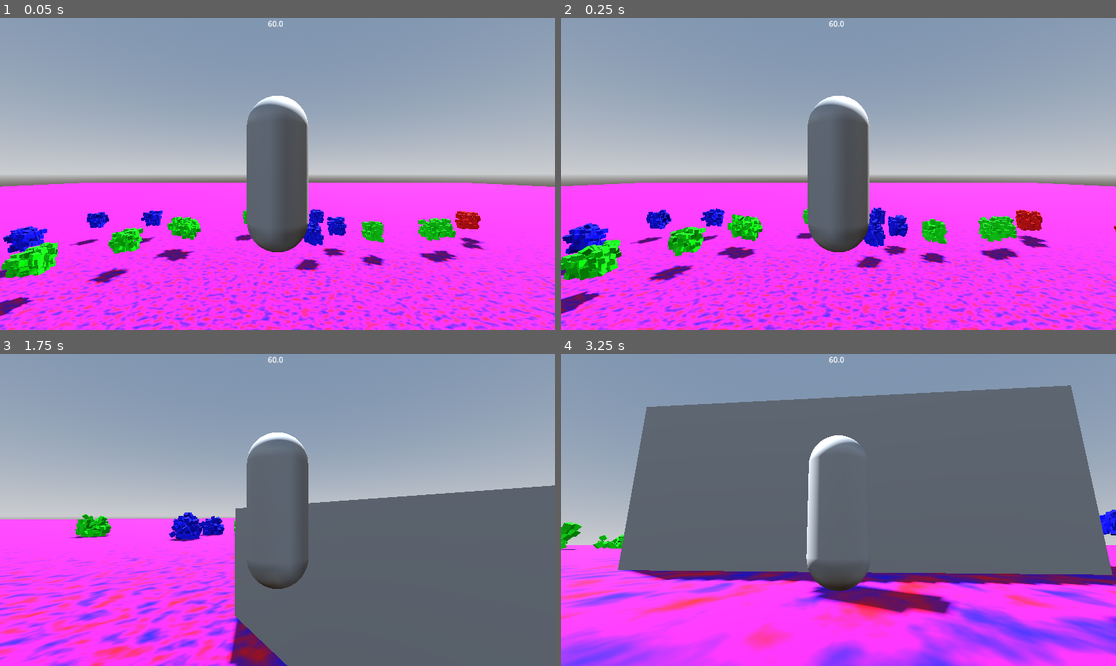
Above: before the commit, frames 1-4 (two rows, left to right).
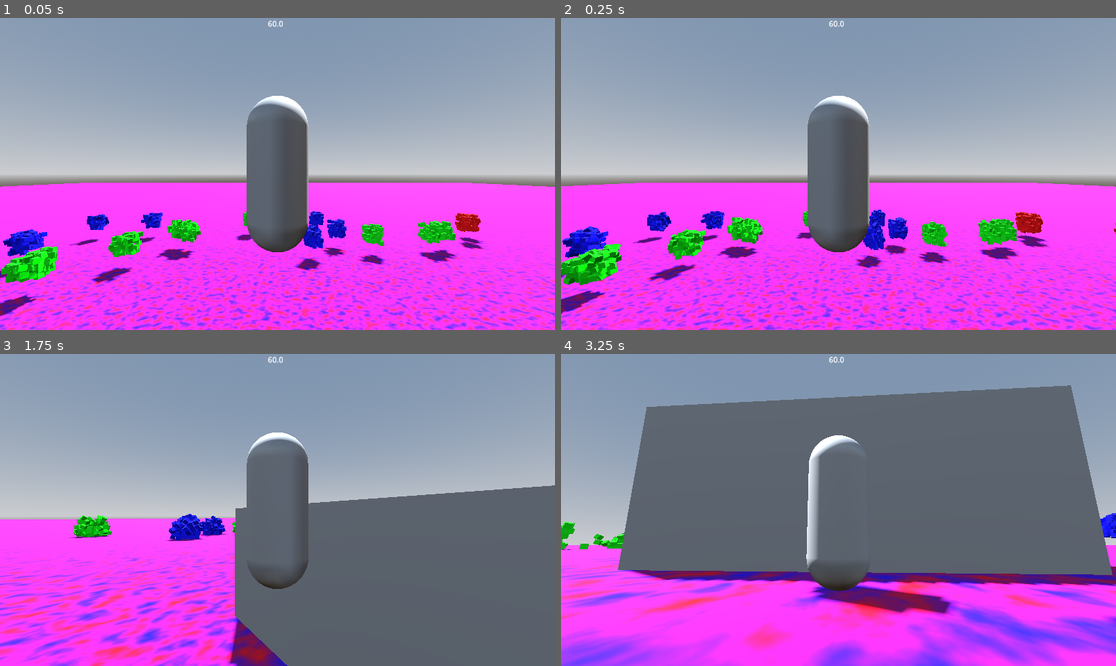
Above: after the commit, the same moments.

Repository: Jagdoggo/Trash-Mtash
Game: Godot game, scene res://world.tscn
The game is run twice, just before and just after one commit, with the same random seed, the same clock (stepped at 60 frames per second) and the same inputs.
Inputs (mouse positions are in pixels of both pictures, inside the frame that each line leads up to):
- Up to frame 1 (0.05 s): no input
- Up to frame 2 (0.25 s): no input
- Up to frame 3 (1.75 s): move the mouse to (305, 510) at 0.52 s; hold G (change active group left) from 0.53 s (still down); tap B (build) at 0.6, 1.55 s; tap Space (jump) at 0.77, 1.52 s; tap R (toggle magnet) at 0.8, 1.35 s; tap Enter at 1.25 s; move the mouse to (249, 510) at 1.27 s
- Up to frame 4 (3.25 s): keep holding G (change active group left); move the mouse to (849, 503) at 2.02 s; tap B (build) at 2.1, 3.05 s; tap R (toggle magnet) at 2.3 s; tap N (reset parent) at 2.75 s; move the mouse to (832, 516) at 2.77 s; tap F (build part) at 2.85 s; tap Space (jump) at 3.02 s

The runs differ from the first frame. In frame 1, 3.1% of the frame differs, in the area x 0-88%, y 61-95%; in frame 2, 3.6%, in the area x 0-100%, y 60-95%; in frame 3, 0.5%; in frame 4, 0.4%.

Commit message:
Add recycling system and magnet/vehicle fixes
Introduce a recycling system: add TrashRecycle resource, recycle_option UI scene, and recycling_centre.gd which presents part options and reclaims parts when trash is recycled. Update Trash to reference recycle_info and embed recycle_info sub-resources in frame/mechanical/wheel trash scenes. Improve magnet behavior by extracting detatch(), toggling freeze and collision layers/masks when picking up or detaching, and set Pickup Area to use a dedicated collision layer. Fix vehicle spawning in mtash_man.gd by duplicating parented/reparented parts to avoid shared references and detach any Magnet nodes on duplicated vehicles. Tweak world logic: add assertion for trash scene/mesh counts, adjust spawn height, re-enable physics/collision for despawned trash, and add Recycling Centre node/Area and UI container to world.tscn. Remove obsolete storage.tscn.

Diff:
--- a/frame_trash.tscn
+++ b/frame_trash.tscn
@@ -1,6 +1,12 @@
 [gd_scene format=3 uid="uid://bg0x6m674qnxw"]
 
 [ext_resource type="Script" uid="uid://bir5gp237tf4i" path="res://trash.gd" id="1_l5j2p"]
+[ext_resource type="Script" uid="uid://eive7uqh72d5" path="res://trash_recycle.gd" id="2_5k538"]
+
+[sub_resource type="Resource" id="Resource_4b83a"]
+script = ExtResource("2_5k538")
+block_ids = Array[int]([0, 5, 6])
+metadata/_custom_type_script = "uid://eive7uqh72d5"
 
 [sub_resource type="BoxShape3D" id="BoxShape3D_a0tk4"]
 size = Vector3(0.5, 0.5, 0.5)
@@ -9,7 +15,7 @@
 contact_monitor = true
 max_contacts_reported = 1
 script = ExtResource("1_l5j2p")
-trash_type_id = "frame"
+recycle_info = SubResource("Resource_4b83a")
 
 [node name="CollisionShape3D" type="CollisionShape3D" parent="." unique_id=478887948]
 shape = SubResource("BoxShape3D_a0tk4")
--- a/magnet.gd
+++ b/magnet.gd
@@ -9,11 +9,7 @@
 		return
 	if Input.is_action_just_pressed("toggle magnet"):
 		if active:
-			active = false
-			is_picking_up = false
-			for body in $Pickup.get_overlapping_bodies():
-				if body is RigidBody3D and body is not VehicleBody3D:
-					body.freeze = false
+			detatch()
 		else:
 			active = true
 	if active:
@@ -21,15 +17,23 @@
 			if body is RigidBody3D and body is not VehicleBody3D and body.freeze:
 				body.position = $Pickup.global_position
 				body.rotation = $Pickup.global_rotation
+				body.collision_mask = 2
+				body.collision_layer = 2
+
+func detatch():
+	active = false
+	is_picking_up = false
+	for body in $Pickup.get_overlapping_bodies():
+		if body is RigidBody3D and body is not VehicleBody3D:
+			body.freeze = false
+			body.collision_mask = 1
+			body.collision_layer = 1
 
 func _on_pickup_body_entered(body: Node3D) -> void:
 	if body is RigidBody3D and body is not VehicleBody3D and active and not is_picking_up:
 		if body.has_method("collided"):
-			print("mag")
 			body.protected_from_despawn = true
 		is_picking_up = true
 		body.freeze = true
-
-func _on_pickup_body_exited(body: Node3D) -> void:
-	if body is RigidBody3D and body is not VehicleBody3D and active:
-		body.freeze = false
+		body.collision_mask = 2
+		body.collision_layer = 2
--- a/magnet.tscn
+++ b/magnet.tscn
@@ -25,6 +25,8 @@
 
 [node name="Pickup" type="Area3D" parent="." unique_id=333424784]
 transform = Transform3D(1, 0, 0, 0, 1, 0, 0, 0, 1, 0, 0, 1)
+collision_layer = 3
+collision_mask = 3
 
 [node name="CollisionShape3D" type="CollisionShape3D" parent="Pickup" unique_id=1561643856]
 shape = SubResource("BoxShape3D_tewnw")
--- a/mechanical_trash.tscn
+++ b/mechanical_trash.tscn
@@ -1,6 +1,12 @@
 [gd_scene format=3 uid="uid://5jh52s5crvow"]
 
 [ext_resource type="Script" uid="uid://bir5gp237tf4i" path="res://trash.gd" id="1_7xl48"]
+[ext_resource type="Script" uid="uid://eive7uqh72d5" path="res://trash_recycle.gd" id="2_oidkq"]
+
+[sub_resource type="Resource" id="Resource_lebdh"]
+script = ExtResource("2_oidkq")
+block_ids = Array[int]([3, 4, 7])
+metadata/_custom_type_script = "uid://eive7uqh72d5"
 
 [sub_resource type="BoxShape3D" id="BoxShape3D_a0tk4"]
 size = Vector3(0.5, 0.5, 0.5)
@@ -9,7 +15,7 @@
 contact_monitor = true
 max_contacts_reported = 1
 script = ExtResource("1_7xl48")
-trash_type_id = "mechanical"
+recycle_info = SubResource("Resource_lebdh")
 
 [node name="CollisionShape3D" type="CollisionShape3D" parent="." unique_id=478887948]
 shape = SubResource("BoxShape3D_a0tk4")
--- a/mtash_man.gd
+++ b/mtash_man.gd
@@ -38,8 +38,8 @@
 			cam.current = true
 			vehicle = builder.vehicle.duplicate()
 			vehicle.player = self
-			vehicle.parented_parts = builder.vehicle.parented_parts
-			vehicle.reparented_parts = builder.vehicle.reparented_parts
+			vehicle.parented_parts = builder.vehicle.parented_parts.duplicate()
+			vehicle.reparented_parts = builder.vehicle.reparented_parts.duplicate()
 			vehicle.position = Vector3(position.x,position.y + 4,position.z)
 			if not vehicle.cam:
 				vehicle.cam = vehicle.get_node("Camera Arm/Cam")
@@ -54,6 +54,8 @@
 				path_reltative = builder.vehicle.get_path_to(vehicle.reparented_parts[i])
 				new_node = vehicle.get_node(path_reltative)
 				vehicle.reparented_parts[i] = new_node
+			for child in vehicle.get_children():
+				check_magnet(child)
 			vehicle.freeze = false
 			get_parent().add_child(vehicle)
 		else:
@@ -99,3 +101,9 @@
 				position = vehicle.position + Vector3(0,3,0)
 			rotation = vehicle.rotation
 	move_and_slide()
+
+func check_magnet(node):
+	for child in node.get_children():
+		check_magnet(child)
+	if "Magnet" in node.name:
+		node.detatch()
--- /dev/null
+++ b/recycle_option.tscn
@@ -0,0 +1,15 @@
+[gd_scene format=3 uid="uid://cxsshybhdjpax"]
+
+[node name="Recycle Option" type="Button" unique_id=924795701]
+anchors_preset = 8
+anchor_left = 0.5
+anchor_top = 0.5
+anchor_right = 0.5
+anchor_bottom = 0.5
+offset_left = -24.5
+offset_top = -15.5
+offset_right = 24.5
+offset_bottom = 15.5
+grow_horizontal = 2
+grow_vertical = 2
+text = "Option"
--- /dev/null
+++ b/recycling_centre.gd
@@ -0,0 +1,30 @@
+extends StaticBody3D
+
+@export var option_scene : PackedScene
+
+var trash_nodes : Array[Trash]
+
+func _on_area_3d_body_entered(body: Node3D) -> void:
+	if body is Trash and not body in trash_nodes:
+		trash_nodes.append(body)
+		if trash_nodes.size() == 1:
+			recycle(body)
+
+func recycle(body : Trash):
+	Input.mouse_mode = Input.MOUSE_MODE_CONFINED
+	for item in body.recycle_info.block_ids:
+		var option_node : Button = option_scene.instantiate()
+		var name_block = $"../Builder".blocks[item].instantiate()
+		option_node.text = name_block.name
+		option_node.connect("pressed",pressed.bind(item,body))
+		$Control/VBoxContainer.add_child(option_node)
+
+func pressed(item,trash):
+	trash_nodes.erase(trash)
+	Input.mouse_mode = Input.MOUSE_MODE_CAPTURED
+	for child in $Control/VBoxContainer.get_children():
+		child.queue_free()
+	$"../Builder".part_limits[item] += 1
+	trash.queue_free()
+	if trash_nodes.size() > 0:
+		recycle(trash_nodes[0])
--- a/storage.tscn
+++ /dev/null
@@ -1,31 +0,0 @@
-[gd_scene format=3 uid="uid://dqaf5c58rafyi"]
-
-[sub_resource type="StandardMaterial3D" id="StandardMaterial3D_khl0p"]
-albedo_color = Color(1, 0, 0, 1)
-
-[sub_resource type="BoxMesh" id="BoxMesh_noarx"]
-material = SubResource("StandardMaterial3D_khl0p")
-size = Vector3(0.5, 0.5, 0.5)
-
-[sub_resource type="StandardMaterial3D" id="StandardMaterial3D_yafw5"]
-albedo_color = Color(0, 1, 0, 1)
-
-[sub_resource type="BoxMesh" id="BoxMesh_lht7c"]
-material = SubResource("StandardMaterial3D_yafw5")
-size = Vector3(0.5, 0.5, 0.5)
-
-[sub_resource type="StandardMaterial3D" id="StandardMaterial3D_oidkq"]
-albedo_color = Color(0, 0, 1, 1)
-
-[sub_resource type="BoxMesh" id="BoxMesh_ueev3"]
-material = SubResource("StandardMaterial3D_oidkq")
-size = Vector3(0.5, 0.5, 0.5)
-
-[node name="MeshInstance3D" type="MeshInstance3D" unique_id=1978782143]
-mesh = SubResource("BoxMesh_noarx")
-
-[node name="MeshInstance3D" type="MeshInstance3D" parent="." unique_id=890296651]
-mesh = SubResource("BoxMesh_lht7c")
-
-[node name="MeshInstance3D" type="MeshInstance3D" parent="MeshInstance3D" unique_id=104186386]
-mesh = SubResource("BoxMesh_ueev3")
--- a/trash.gd
+++ b/trash.gd
@@ -1,7 +1,7 @@
 extends RigidBody3D
 class_name Trash
 
-@export var trash_type_id : String = ""
+@export var recycle_info : TrashRecycle
 @export var protected_from_despawn : bool = false
 
 func _ready() -> void:
--- /dev/null
+++ b/trash_recycle.gd
@@ -0,0 +1,4 @@
+extends Resource
+class_name TrashRecycle
+
+@export var block_ids: Array[int]
--- a/wheel_trash.tscn
+++ b/wheel_trash.tscn
@@ -1,6 +1,12 @@
 [gd_scene format=3 uid="uid://cmhp81v3gi6av"]
 
 [ext_resource type="Script" uid="uid://bir5gp237tf4i" path="res://trash.gd" id="1_yafw5"]
+[ext_resource type="Script" uid="uid://eive7uqh72d5" path="res://trash_recycle.gd" id="2_khl0p"]
+
+[sub_resource type="Resource" id="Resource_1o420"]
+script = ExtResource("2_khl0p")
+block_ids = Array[int]([1, 2])
+metadata/_custom_type_script = "uid://eive7uqh72d5"
 
 [sub_resource type="BoxShape3D" id="BoxShape3D_a0tk4"]
 size = Vector3(0.5, 0.5, 0.5)
@@ -9,7 +15,7 @@
 contact_monitor = true
 max_contacts_reported = 1
 script = ExtResource("1_yafw5")
-trash_type_id = "wheel"
+recycle_info = SubResource("Resource_1o420")
 
 [node name="CollisionShape3D" type="CollisionShape3D" parent="." unique_id=478887948]
 shape = SubResource("BoxShape3D_a0tk4")
--- a/world.gd
+++ b/world.gd
@@ -20,6 +20,10 @@
 var current_player_chunk : Vector2i = Vector2i(999999,999999)
 
 func _ready() -> void:
+	assert(
+		trash_scenes.size() == trash_meshes.size(),
+		"trash_scenes and trash_meshes must have the same size"
+	)
 	player.position.x = (chunk_size / 2) - 5
 	player.position.z = (chunk_size / 2)
 	$"Recycling Centre".position.x = chunk_size / 2
@@ -127,7 +131,7 @@
 			var trash_local_z := rng.randf_range(-pile_varitation, pile_varitation)
 			trash.position = Vector3(
 				chunk.x * chunk_size + pile_local_x + trash_local_x,
-				pile_varitation + 1 + trash_local_y,
+				pile_varitation + 0.6 + trash_local_y,
 				chunk.y * chunk_size + pile_local_z + trash_local_z
 			)
 			trash.rotation_degrees.y = rng.randf_range(0.0, 360.0)
@@ -149,6 +153,12 @@
 				var trash_mesh : MeshInstance3D = MeshInstance3D.new()
 				trash_mesh.mesh = trash_meshes[trash.get_meta("t_index")]
 				trash.add_child(trash_mesh)
+				trash.sleeping = false
+				trash.get_node("VisibleOnScreenEnabler3D").free()
+				trash.process_mode = Node.PROCESS_MODE_ALWAYS
+				trash.freeze = false
+				trash.collision_mask = 1
+				trash.collision_layer = 1
 				trash.reparent(self)
 	loaded_chunks[chunk].queue_free()
 	loaded_chunks.erase(chunk)
--- a/world.tscn
+++ b/world.tscn
@@ -6,6 +6,8 @@
 [ext_resource type="PackedScene" uid="uid://5jh52s5crvow" path="res://mechanical_trash.tscn" id="4_ioo17"]
 [ext_resource type="PackedScene" uid="uid://ckkoffyeupk5j" path="res://mtash_man.tscn" id="5_wse8f"]
 [ext_resource type="PackedScene" uid="uid://r86ooiu7b0fl" path="res://builder.tscn" id="6_ic0uy"]
+[ext_resource type="Script" uid="uid://bu4e64wlrv3d4" path="res://recycling_centre.gd" id="7_pkg7o"]
+[ext_resource type="PackedScene" uid="uid://cxsshybhdjpax" path="res://recycle_option.tscn" id="8_gbfbk"]
 
 [sub_resource type="StandardMaterial3D" id="StandardMaterial3D_5k538"]
 albedo_color = Color(1, 0, 0, 1)
@@ -70,6 +72,9 @@
 [sub_resource type="BoxShape3D" id="BoxShape3D_pkg7o"]
 size = Vector3(7.5, 3, 7.5)
 
+[sub_resource type="BoxShape3D" id="BoxShape3D_gbfbk"]
+size = Vector3(10.5, 6, 10.5)
+
 [node name="World" type="Node3D" unique_id=1951610600 node_paths=PackedStringArray("player")]
 script = ExtResource("1_dwbse")
 player = NodePath("Mtash Man")
@@ -117,9 +122,42 @@
 metadata/_edit_use_anchors_ = true
 
 [node name="Recycling Centre" type="StaticBody3D" parent="." unique_id=836046279]
+script = ExtResource("7_pkg7o")
+option_scene = ExtResource("8_gbfbk")
 
 [node name="MeshInstance3D" type="MeshInstance3D" parent="Recycling Centre" unique_id=514145725]
 mesh = SubResource("BoxMesh_dwbse")
 
 [node name="CollisionShape3D" type="CollisionShape3D" parent="Recycling Centre" unique_id=1004852465]
 shape = SubResource("BoxShape3D_pkg7o")
+
+[node name="Area3D" type="Area3D" parent="Recycling Centre" unique_id=1475716183]
+collision_layer = 3
+collision_mask = 3
+
+[node name="CollisionShape3D" type="CollisionShape3D" parent="Recycling Centre/Area3D" unique_id=157261624]
+shape = SubResource("BoxShape3D_gbfbk")
+
+[node name="Control" type="Control" parent="Recycling Centre" unique_id=856047288]
+layout_mode = 3
+anchors_preset = 15
+anchor_right = 1.0
+anchor_bottom = 1.0
+grow_horizontal = 2
+grow_vertical = 2
+
+[node name="VBoxContainer" type="VBoxContainer" parent="Recycling Centre/Control" unique_id=1423917978]
+layout_mode = 1
+anchors_preset = 8
+anchor_left = 0.5
+anchor_top = 0.5
+anchor_right = 0.5
+anchor_bottom = 0.5
+offset_left = -20.0
+offset_top = -20.0
+offset_right = 20.0
+offset_bottom = 20.0
+grow_horizontal = 2
+grow_vertical = 2
+
+[connection signal="body_entered" from="Recycling Centre/Area3D" to="Recycling Centre" method="_on_area_3d_body_entered"]
Not shown, added: recycling_centre.gd.uid
Not shown, added: trash_recycle.gd.uid
